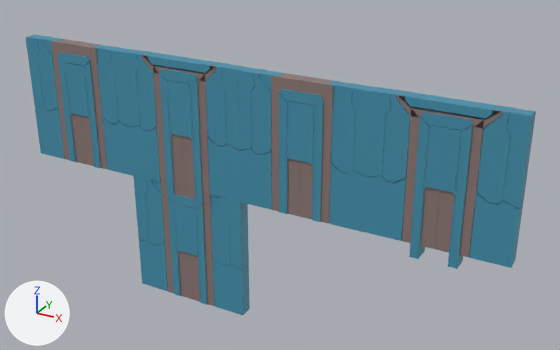
The Blender file asset/portal/tille.blend, before and after one commit.
Rendered twice from a 50 mm lens placed at (15.15, -21.44, 12.04), pointed at (2.85, 0.93, 0.85). The axes (+X, +Y, +Z) are drawn at lower left. The lights are the same throughout.
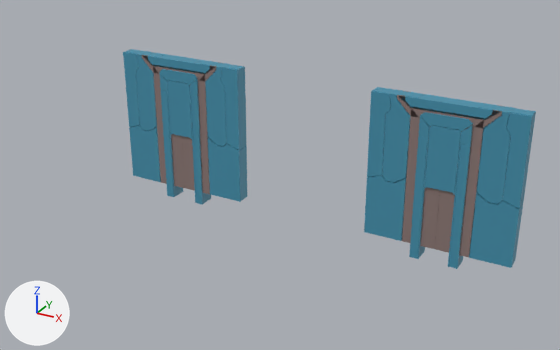
Pixel boxes (x1, y1, x2, y2) of what changed, in the pictures (560 x 350 px):
'Куб.045', hidden
    before: (271, 72, 333, 224)
'Куб.039', hidden (cyan)
    before: (239, 149, 367, 232)
'Куб.042', hidden (cyan)
    before: (251, 69, 360, 173)
'Куб.026', hidden (cyan)
    before: (139, 240, 250, 315)
'Куб.056', hidden
    before: (51, 38, 107, 169)
'Куб.032', hidden
    before: (161, 183, 214, 306)
'Куб.050', hidden (cyan)
    before: (35, 106, 133, 176)
'Куб.041', hidden (cyan)
    before: (237, 68, 372, 177)
'Куб.046', hidden (cyan)
    before: (279, 93, 323, 222)
'Куб.029', hidden (cyan)
    before: (145, 179, 230, 266)
'Куб.028', hidden (cyan)
    before: (133, 176, 249, 270)
'Куб.053', hidden (cyan)
    before: (37, 36, 119, 124)
'Куб.047', hidden (cyan)
    before: (287, 101, 314, 166)
'Куб.052', hidden (cyan)
    before: (26, 35, 129, 127)
'Куб.057', hidden (cyan)
    before: (57, 56, 101, 168)
'Куб.033', hidden (cyan)
    before: (167, 196, 207, 305)
'Куб.034', hidden (cyan)
    before: (175, 204, 198, 257)
'Куб.058', hidden (cyan)
    before: (65, 63, 89, 118)
'Куб.038', hidden (cyan)
    before: (239, 67, 377, 173)
'Куб.048', hidden (cyan)
    before: (279, 89, 323, 107)
'Куб.049', hidden
    before: (27, 35, 130, 124)
'Куб.059', hidden
    before: (57, 52, 90, 67)
'Куб.035', hidden
    before: (168, 194, 202, 210)
'Куб.025', hidden
    before: (151, 180, 221, 246)

Patch to the scene script:
```diff
--- a/asset/portal/tille.blend.py
+++ b/asset/portal/tille.blend.py
@@ ob_куб_025 @@
 _m = ob_куб_025.modifiers.new('Симметрия', 'MIRROR')
 _m.mirror_object = ob_куб_034
+ob_куб_025.hide_set(True)  # its collection is switched off
@@ ob_куб_026 @@
 _m = ob_куб_026.modifiers.new('Симметрия', 'MIRROR')
 _m.mirror_object = ob_куб_034
+ob_куб_026.hide_set(True)  # its collection is switched off
@@ ob_куб_028 @@
 _m = ob_куб_028.modifiers.new('Симметрия', 'MIRROR')
 _m.mirror_object = ob_куб_034
+ob_куб_028.hide_set(True)  # its collection is switched off
@@ ob_куб_029 @@
 _m = ob_куб_029.modifiers.new('Симметрия', 'MIRROR')
 _m.mirror_object = ob_куб_034
+ob_куб_029.hide_set(True)  # its collection is switched off
@@ ob_куб_032 @@
 _m = ob_куб_032.modifiers.new('Симметрия', 'MIRROR')
 _m.mirror_object = ob_куб_034
+ob_куб_032.hide_set(True)  # its collection is switched off
@@ ob_куб_033 @@
 _m = ob_куб_033.modifiers.new('Симметрия', 'MIRROR')
 _m.mirror_object = ob_куб_034
+ob_куб_033.hide_set(True)  # its collection is switched off
@@ ob_куб_034 @@
 ob_куб_034.scale = (1.0, 0.3, 1.0)
+ob_куб_034.hide_set(True)  # its collection is switched off
@@ ob_куб_035 @@
 ob_куб_035.scale = (0.39, 0.3, 0.39)
+ob_куб_035.hide_set(True)  # its collection is switched off
@@ ob_куб_038 @@
 _m = ob_куб_038.modifiers.new('Симметрия', 'MIRROR')
 _m.mirror_object = ob_куб_047
+ob_куб_038.hide_set(True)  # its collection is switched off
@@ ob_куб_039 @@
 _m = ob_куб_039.modifiers.new('Симметрия', 'MIRROR')
 _m.mirror_object = ob_куб_047
+ob_куб_039.hide_set(True)  # its collection is switched off
@@ ob_куб_041 @@
 _m = ob_куб_041.modifiers.new('Симметрия', 'MIRROR')
 _m.mirror_object = ob_куб_047
+ob_куб_041.hide_set(True)  # its collection is switched off
@@ ob_куб_042 @@
 _m = ob_куб_042.modifiers.new('Симметрия', 'MIRROR')
 _m.mirror_object = ob_куб_047
+ob_куб_042.hide_set(True)  # its collection is switched off
@@ ob_куб_045 @@
 _m = ob_куб_045.modifiers.new('Симметрия', 'MIRROR')
 _m.mirror_object = ob_куб_047
+ob_куб_045.hide_set(True)  # its collection is switched off
@@ ob_куб_046 @@
 _m = ob_куб_046.modifiers.new('Симметрия', 'MIRROR')
 _m.mirror_object = ob_куб_047
+ob_куб_046.hide_set(True)  # its collection is switched off
@@ ob_куб_047 @@
 ob_куб_047.scale = (1.0, 0.3, 1.0)
+ob_куб_047.hide_set(True)  # its collection is switched off
@@ ob_куб_048 @@
 ob_куб_048.scale = (0.39, 0.3, 0.39)
+ob_куб_048.hide_set(True)  # its collection is switched off
@@ ob_куб_049 @@
 _m = ob_куб_049.modifiers.new('Симметрия', 'MIRROR')
 _m.mirror_object = ob_куб_058
+ob_куб_049.hide_set(True)  # its collection is switched off
@@ ob_куб_050 @@
 _m = ob_куб_050.modifiers.new('Симметрия', 'MIRROR')
 _m.mirror_object = ob_куб_058
+ob_куб_050.hide_set(True)  # its collection is switched off
@@ ob_куб_052 @@
 _m = ob_куб_052.modifiers.new('Симметрия', 'MIRROR')
 _m.mirror_object = ob_куб_058
+ob_куб_052.hide_set(True)  # its collection is switched off
@@ ob_куб_053 @@
 _m = ob_куб_053.modifiers.new('Симметрия', 'MIRROR')
 _m.mirror_object = ob_куб_058
+ob_куб_053.hide_set(True)  # its collection is switched off
@@ ob_куб_056 @@
 _m = ob_куб_056.modifiers.new('Симметрия', 'MIRROR')
 _m.mirror_object = ob_куб_058
+ob_куб_056.hide_set(True)  # its collection is switched off
@@ ob_куб_057 @@
 _m = ob_куб_057.modifiers.new('Симметрия', 'MIRROR')
 _m.mirror_object = ob_куб_058
+ob_куб_057.hide_set(True)  # its collection is switched off
@@ ob_куб_058 @@
 ob_куб_058.scale = (1.0, 0.3, 1.0)
+ob_куб_058.hide_set(True)  # its collection is switched off
@@ ob_куб_059 @@
 ob_куб_059.scale = (0.39, 0.3, 0.39)
+ob_куб_059.hide_set(True)  # its collection is switched off
```
